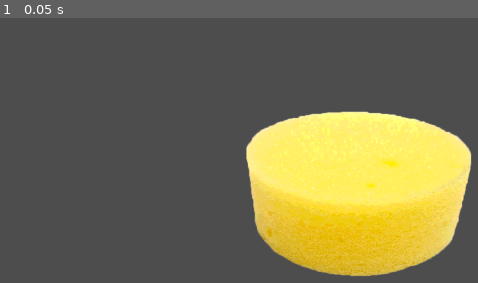
Above: before the commit, frame 1.
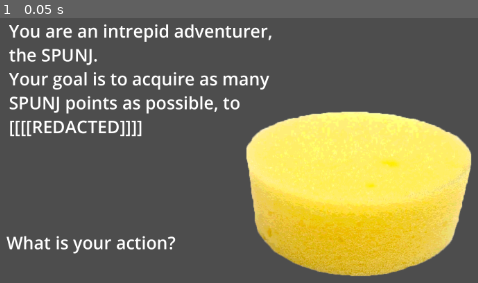
Above: after the commit, the same moment.

Repository: Indivicivet/spunj
Game: Godot game, scene res://scenes/game.tscn
Same seed, same stepped clock (60 frames per second), same inputs: the game is played once before the commit and once after it.
Inputs:
- Up to frame 1 (0.05 s): no input

The runs differ from the first frame. In frame 1, 5.7% of the frame differs, in the area x 1-57%, y 2-90%.

Commit message:
add base theme and some text

Diff:
--- /dev/null
+++ b/GodotProject/assets/standard_theme.tres
@@ -0,0 +1,4 @@
+[gd_resource type="Theme" format=3 uid="uid://bw5etgvb4blem"]
+
+[resource]
+default_font_size = 50
--- a/GodotProject/scenes/game.tscn
+++ b/GodotProject/scenes/game.tscn
@@ -1,6 +1,7 @@
-[gd_scene load_steps=2 format=3 uid="uid://dh7udynsajuoj"]
+[gd_scene load_steps=3 format=3 uid="uid://dh7udynsajuoj"]
 
 [ext_resource type="PackedScene" uid="uid://cgq2xtrpxxccg" path="res://scenes/adspunjerer.tscn" id="1_k7ioq"]
+[ext_resource type="Theme" uid="uid://bw5etgvb4blem" path="res://assets/standard_theme.tres" id="2_k01np"]
 
 [node name="Game" type="Node2D"]
 
@@ -8,3 +9,20 @@
 
 [node name="Camera2D" type="Camera2D" parent="."]
 zoom = Vector2(0.5, 0.5)
+
+[node name="txt_you_are_adventurer" type="RichTextLabel" parent="."]
+offset_left = -1011.0
+offset_top = -504.0
+offset_right = -212.0
+offset_bottom = -87.0
+theme = ExtResource("2_k01np")
+text = "You are an intrepid adventurer, the SPUNJ.
+Your goal is to acquire as many SPUNJ points as possible, to [[[[REDACTED]]]]"
+
+[node name="txt_action_box" type="RichTextLabel" parent="."]
+offset_left = -1018.0
+offset_top = 107.0
+offset_right = -127.0
+offset_bottom = 594.0
+theme = ExtResource("2_k01np")
+text = "What is your action?"
